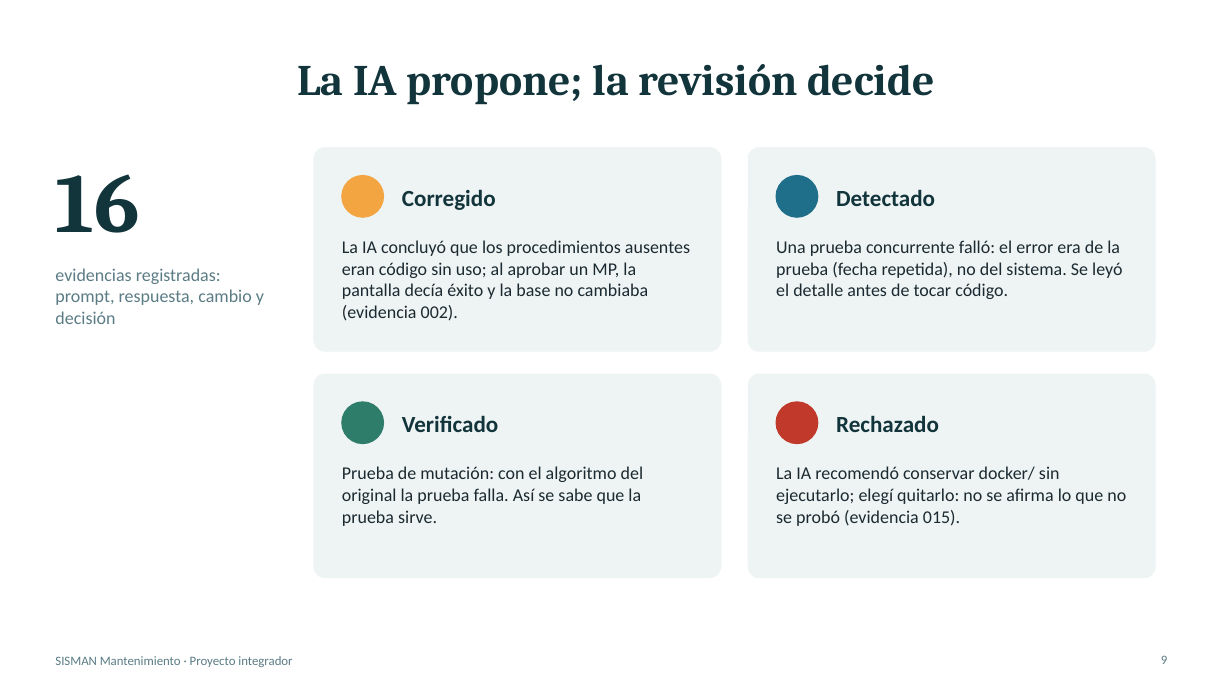
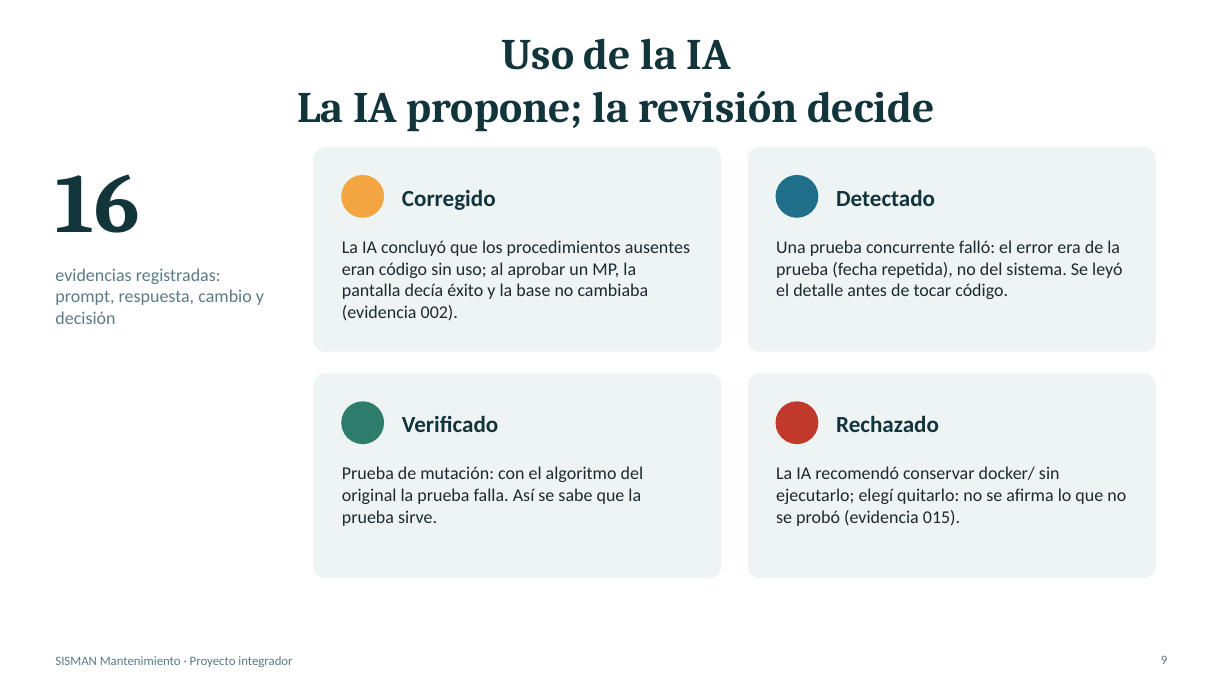
Before and after one commit to AngelHermozaSalasEDP/sisman-mantenimiento, a slide deck: slide 9 of docs/presentacion.pptx. Drawn at 1232x693 pixels with LibreOffice and Linux fonts; fonts in the diff are those of the drawing. Boxes give left, top, right and bottom in pixels: in the first picture for what was removed or moved away, otherwise in the second. Text is boxed around its words. In the diff, an @@ line names an element or a change of style, - is before the commit and + after.

```diff
--- a/docs/presentacion.pptx
+++ b/docs/presentacion.pptx
@@ title at bbox=[297, 38, 934, 132]: text changed @@
-La IA propone; la revisión decide
+Uso de la IA
+La IA propone; la revisión decide
```
Also in this commit, not shown: 7 other slides changed, 1 other file.
